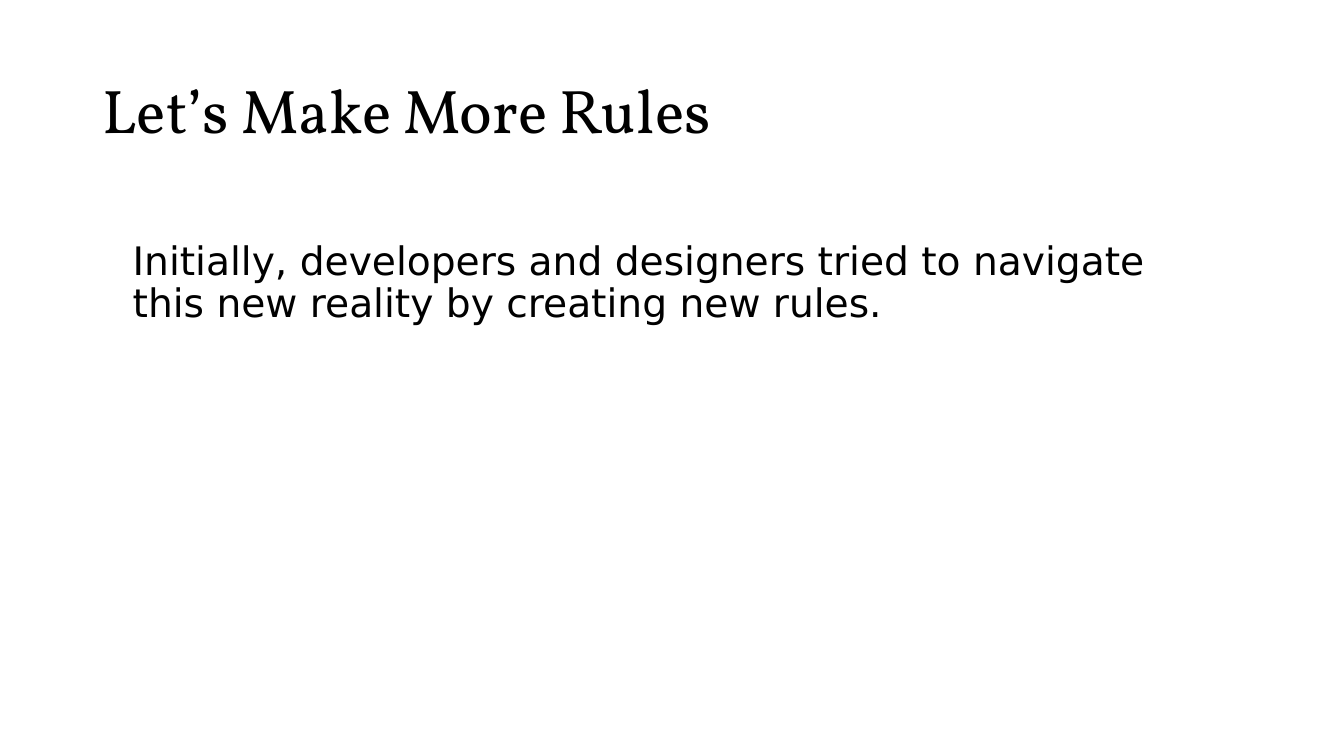
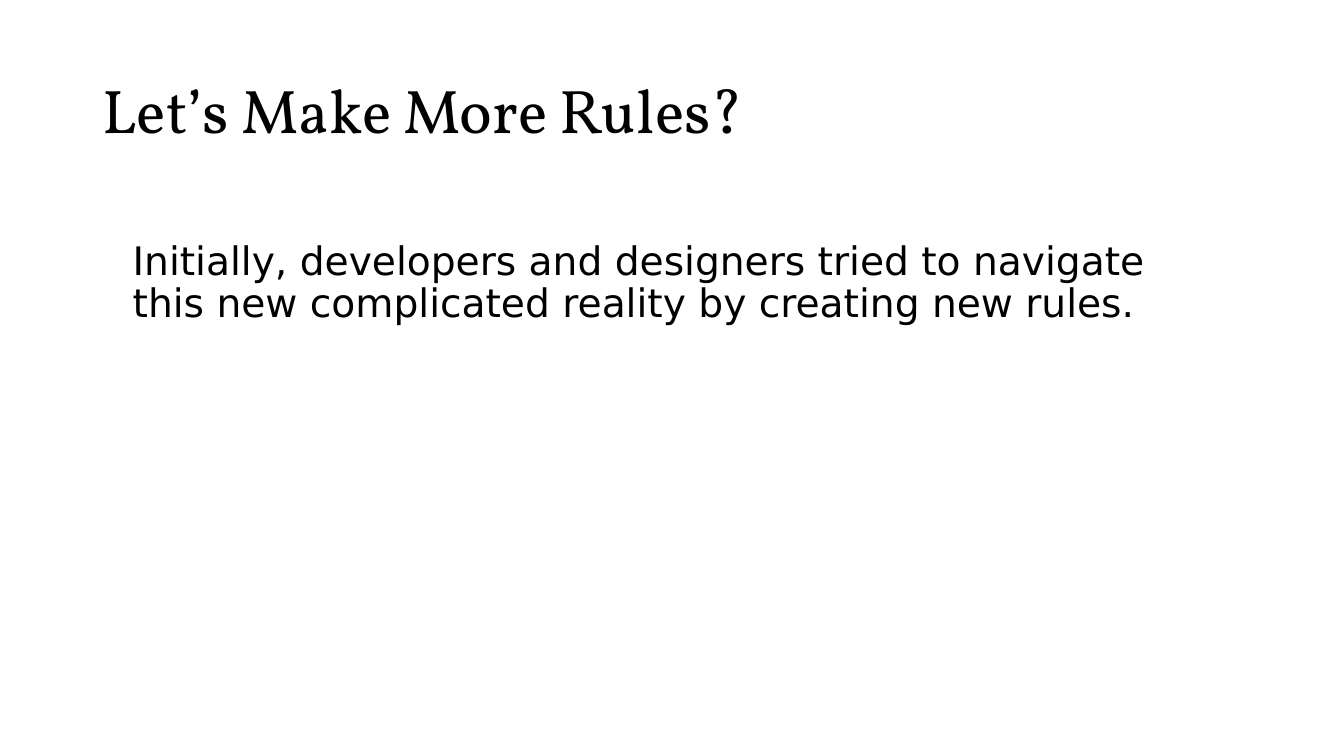
Before and after one commit to roblarsen/rob-larsen-presentations, a slide deck: slide 10 of wild-world-web.pptx. Drawn at 1344x756 pixels with LibreOffice and Linux fonts; fonts in the diff are those of the drawing; background and template pictures are left out. Boxes give left, top, right and bottom in pixels: in the first picture for what was removed or moved away, otherwise in the second. Text is boxed around its words. In the diff, an @@ line names an element or a change of style, - is before the commit and + after.

```diff
--- a/wild-world-web.pptx
+++ b/wild-world-web.pptx
@@ title at (x1=102, y1=89, x2=744, y2=134): text changed @@
-Let’s Make More Rules
+Let’s Make More Rules?
@@ text at (x1=133, y1=245, x2=1144, y2=325): text changed @@
-Initially, developers and designers tried to navigate this new reality by creating new rules.
+Initially, developers and designers tried to navigate this new complicated reality by creating new rules.
```
Also in this commit, not shown: 29 other slides changed, 10 slides added, 3 slides removed.
